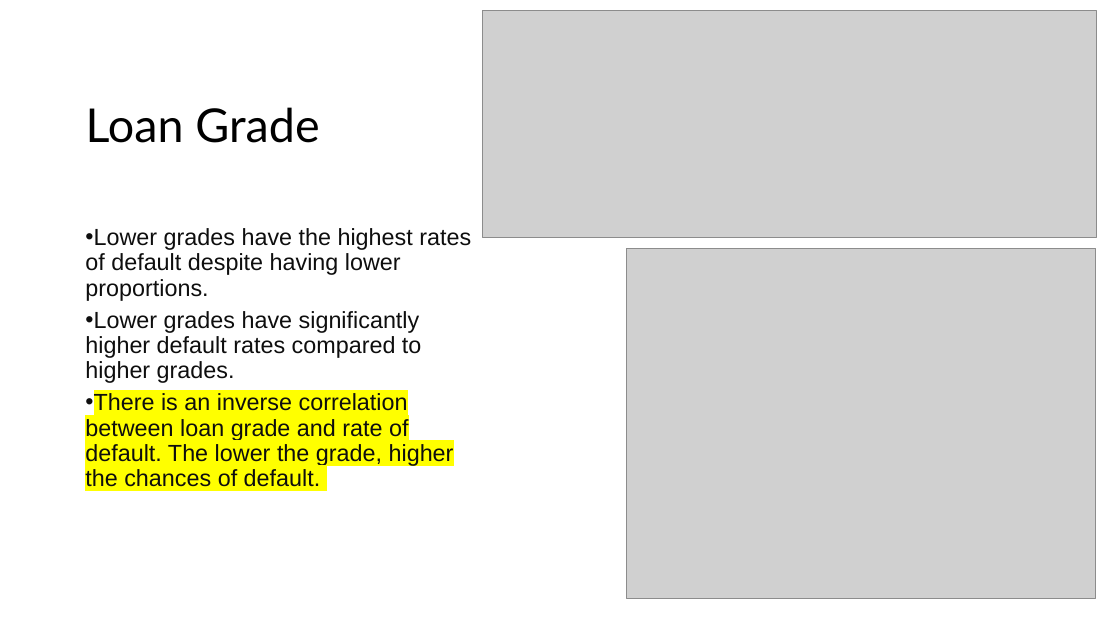
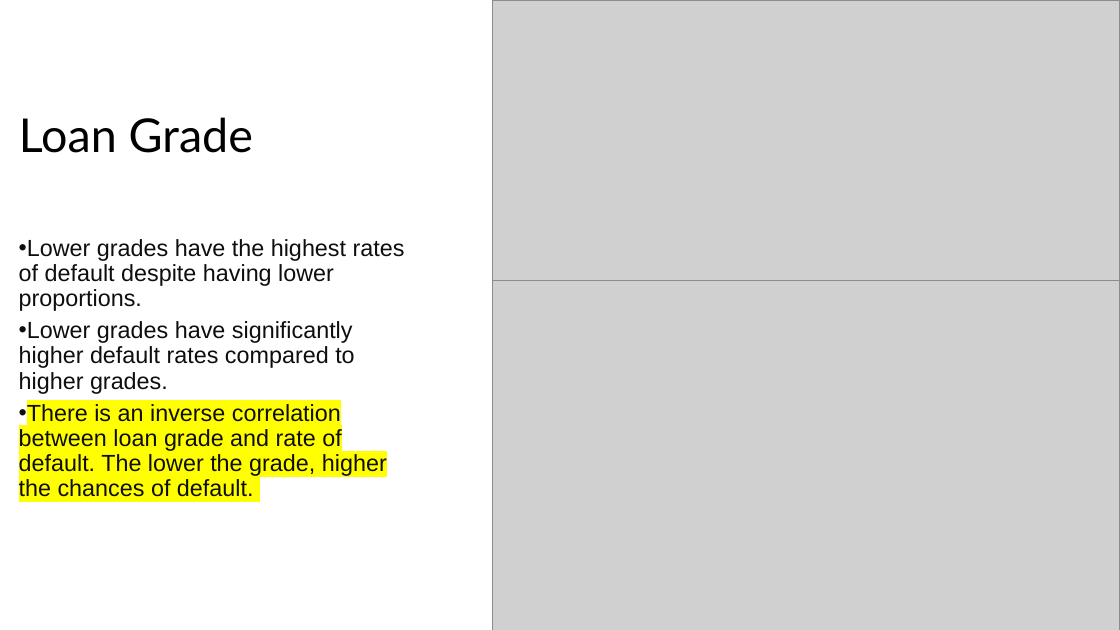
Before and after one commit to cyberpirate92/lending-club-case-study, a slide deck: slide 9 of Lending Club Case Study.pptx (slide 8 before the commit). Drawn at 1120x630 pixels with LibreOffice and Linux fonts; fonts in the diff are those of the drawing; grey boxes stand for pictures. Boxes give left, top, right and bottom in pixels: in the first picture for what was removed or moved away, otherwise in the second. Text is boxed around its words. In the diff, an @@ line names an element or a change of style, - is before the commit and + after.

```diff
--- a/Lending Club Case Study.pptx
+++ b/Lending Club Case Study.pptx
@@ picture: place and size @@
-picture at <box>483,11,1096,238</box>
+picture at <box>492,0,1120,281</box>
@@ title "Loan Grade": place and size @@
-title "Loan Grade" at <box>86,107,319,143</box>
+title "Loan Grade" at <box>19,117,253,153</box>
@@ text "Lower grades have the highest ...": place and size @@
-text "Lower grades have the highest ..." at <box>85,228,471,487</box>
+text "Lower grades have the highest ..." at <box>19,239,405,497</box>
@@ picture: place and size @@
-picture at <box>627,249,1096,598</box>
+picture at <box>492,281,1120,630</box>
```
Also in this commit, not shown: 5 other slides changed, 1 other file.
